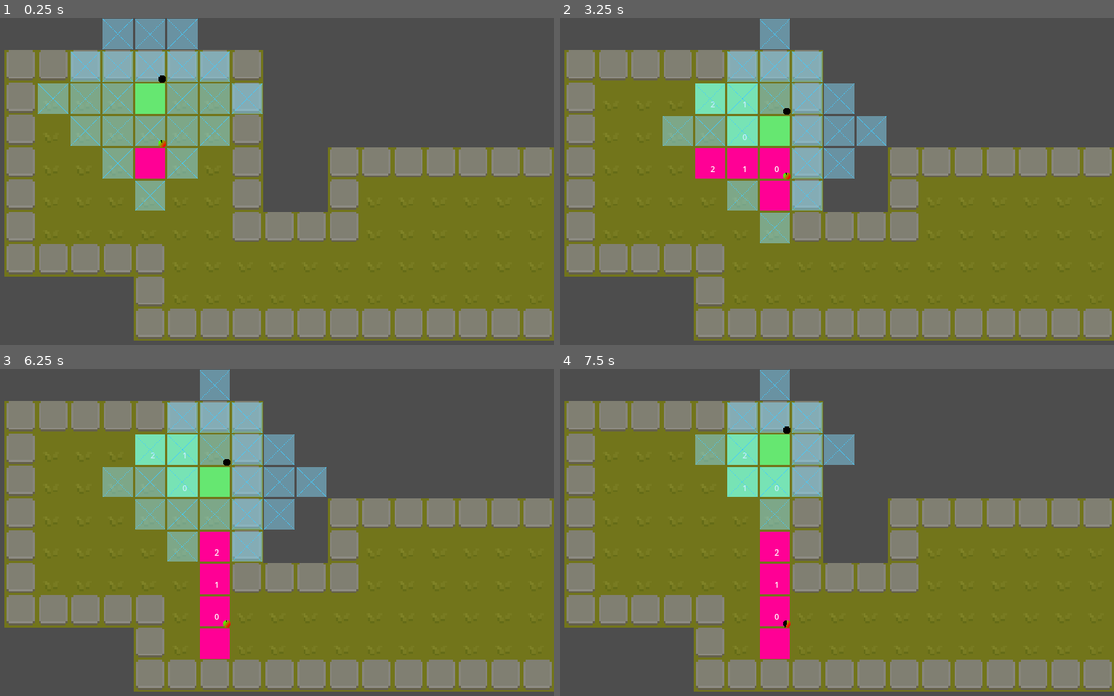
Above: before the commit, frames 1-4 (two rows, left to right).
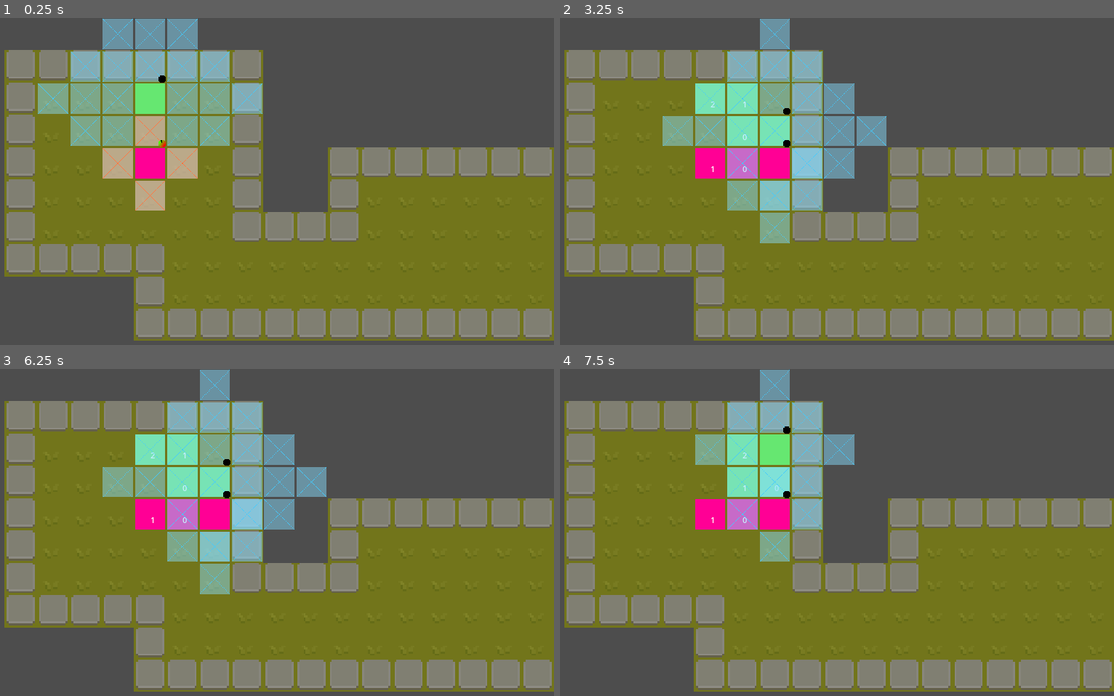
Above: after the commit, the same moments.

Repository: batgnome/MainGame
Game: Godot game, scene res://main.tscn
Two runs of this game, one before a commit and one after it. Both use one fixed random seed, a clock stepped at 60 frames per second and the inputs below.
Inputs (mouse positions are in pixels of both pictures, inside the frame that each line leads up to):
- Up to frame 1 (0.25 s): no input
- Up to frame 2 (3.25 s): tap Enter at 0.5, 2 s; move the mouse to (709, 99) at 0.52 s; press the mouse at (709, 99) at 0.53 s; hold D (right) 0.53-1.28 s; tap Space at 1.25, 2.75 s; move the mouse to (709, 161) at 1.27 s; release the mouse at (709, 161) at 1.28 s; hold S (down) 1.28-2.03 s; click (709, 161) at 1.35 s; move the mouse to (709, 161) at 2.02 s; press the mouse at (709, 161) at 2.03 s; hold D (right) 2.03-2.78 s; move the mouse to (792, 246) at 2.77 s; release the mouse at (792, 246) at 2.78 s; hold W (up) from 2.78 s (still down); click (792, 246) at 2.85 s
- Up to frame 3 (6.25 s): tap Enter at 3.5 s; move the mouse to (437, 581) at 3.52 s; release W (up) at 3.53 s; press the mouse at (437, 581) at 3.53 s; hold A (left) 3.53-5.03 s; tap Space at 4.25 s; move the mouse to (88, 483) at 4.27 s; release the mouse at (88, 483) at 4.28 s; click (88, 483) at 4.35 s; move the mouse to (293, 532) at 5.02 s; press the mouse at (293, 532) at 5.03 s; hold S (down) 5.03-5.78 s; move the mouse to (177, 450) at 5.77 s; release the mouse at (177, 450) at 5.78 s; hold D (right) from 5.78 s (still down); click (177, 450) at 5.85 s
- Up to frame 4 (7.5 s): move the mouse to (953, 516) at 6.52 s; release D (right) at 6.53 s; press the mouse at (953, 516) at 6.53 s; hold W (up) 6.53-7.28 s; move the mouse to (709, 548) at 7.27 s; release the mouse at (709, 548) at 7.28 s; hold D (right) from 7.28 s (still down); click (709, 548) at 7.35 s

The runs differ from the first frame. In frame 1, 2.0% of the frame differs, in the area x 18-36%, y 30-59%; in frame 2, 2.0%; in frame 3, 4.5%; in frame 4, 4.5%, in the area x 24-48%, y 30-89%.

Commit message:
fix  enem following player

Diff:
--- a/enemRune.gd
+++ b/enemRune.gd
@@ -53,7 +53,7 @@
 	#this is the timer for the node
 	$TurnTimer.set_value(($turn.get_time_left()/$turn.wait_time)*100)
 
-	update_move_options()
+
 
 	#this starts the timer
 	if current_state == States.ATTACK && $turn.time_left  <=0:
@@ -67,7 +67,7 @@
 	makepath()
 
 func movement(time):
-	if (int(time)% 15 == 0):
+	if (int(time)% 30 == 0):
 		if currentMove > 0:
 				for dir in inputs.keys():
 					if get_direction_move() == dir:
@@ -85,7 +85,6 @@
 							if followers.size() < attributes.maxSize:
 								add_follower()
 							update_followers()
-							update_move_options()
 						else:
 							#prevents weird movement into walls
 							position = currentPos
@@ -98,63 +97,16 @@
 func get_direction_move():
 
 	var nearest_player = get_nearest_player()
-	var direction = nearest_player.global_position - global_position
+	var direction = nearest_player.global_position
 	#print(direction)
 	var position = ''
-	if direction.x >= tilesize:
+	if direction.x - global_position.x > 0:
 		position = 'right'
-	elif direction.y > tilesize:
+	elif direction.x - global_position.x < 0:
+		position =  'left'
+	elif direction.y - global_position.y <0:
 		position =  'up'
-	elif direction.y <= tilesize:
+	elif direction.y - global_position.y >0:
 		position =  'down'
-	elif direction.x < tilesize:
-		position =  'left'
+
 	return position
-
-func _on_mouse_entered():
-	print("here")
-
-func update_move_options():
-	#print(len(markers))
-	var moves = 0
-	var text = ""
-	if current_state == States.MOVE:
-		text = preload("res://marker.png")
-		moves = currentMove
-	elif current_state == States.ATTACK:
-		text = preload("res://att_marker.png")
-		moves = attributes.attackRange
-	for marker in markers:
-		marker.queue_free()
-	markers.clear()
-	# Loop through a diamond-shaped pattern based on the number of moves
-	for x in range(-moves, moves + 1):
-		for y in range(-moves, moves + 1):
-			if abs(x) + abs(y) <= moves:
-				if  abs(x) + abs(y) !=0:
-					var area = Area2D.new()
-					var marker = Sprite2D.new()
-					#marker.texture = text
-					marker.position = Vector2(x*tilesize*2, y*tilesize*2)
-					area.add_child(marker)
-					add_child(area)
-					markers.append(marker)
-
-					### Add a collision shape to the area
-					#if current_state == States.ATTACK:
-						#var collision_shape = CollisionShape2D.new()
-						#var shape = RectangleShape2D.new()
-						#shape.extents = Vector2(tilesize, tilesize)
-						#collision_shape.shape = shape
-						#collision_shape.position = marker.position
-						##area.add_child(collision_shape)
-						#$hurtbox.add_child(collision_shape)
-						## Connect signal to detect collision
-						#$hurtbox.connect("body_entered", self._on_area_body_entered)
-						#$hurtbox.connect("body_exited", self._on_area_body_exited)
-					#elif is_instance_valid(area):
-						#for n in $hurtbox.get_children():
-							#$hurtbox.remove_child(n)
-							#n.queue_free()
-					add_child(area)
-					markers.append(marker)
